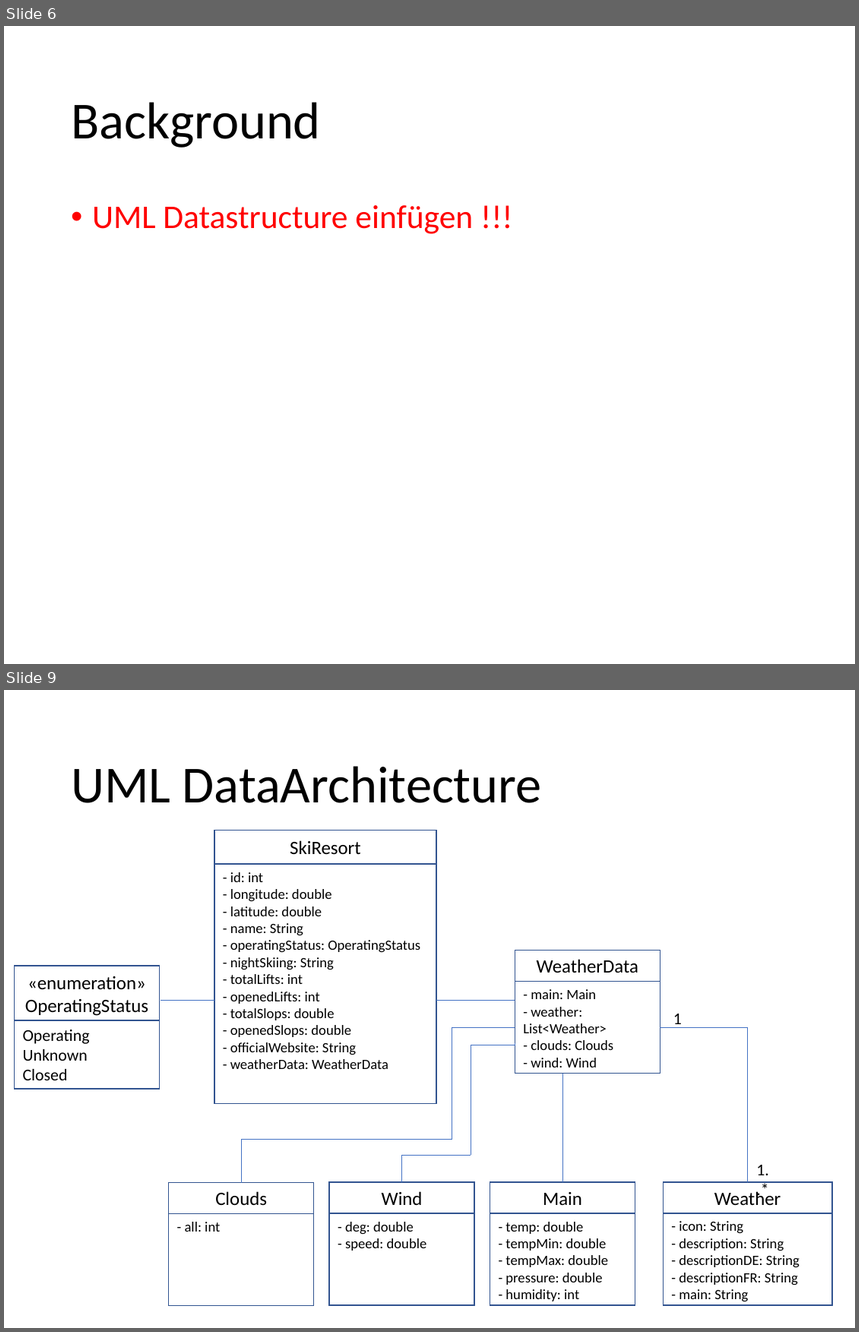
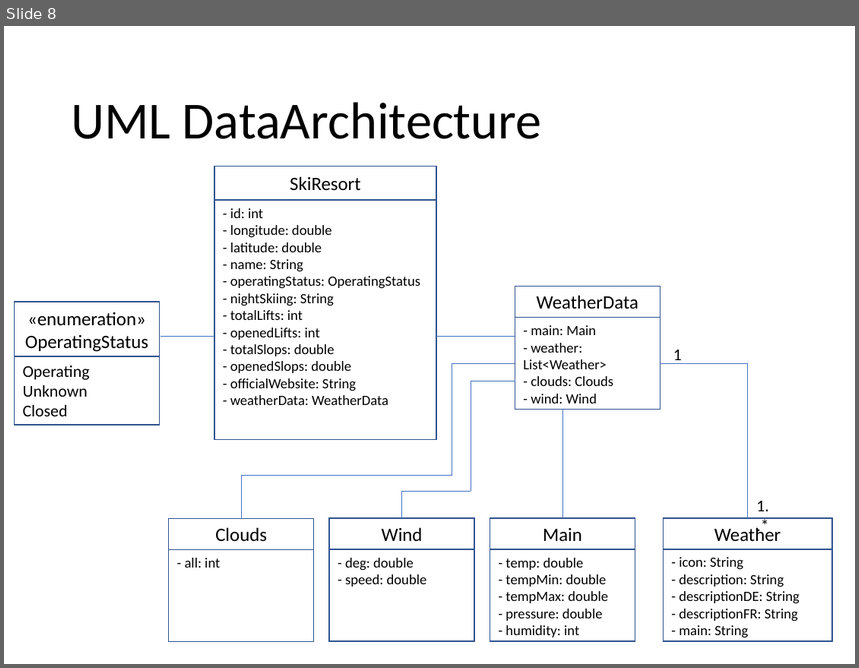
Before and after one commit to MSE-MobOP/Ski-Compass, a slide deck: Documents/Presentation/Presentation.pptx. Shown one above the other, each under a label of ours: slides 6 and 9 before the commit, slide 8 after it; the slides between them are not shown. The pictures are 859x1332 and 859x668 pixels, drawn with LibreOffice and Linux fonts; fonts in the diff are those of the drawing. Boxes give left, top, right and bottom in pixels: in the first picture for what was removed or moved away, otherwise in the second. Text is boxed around its words. In the diff, an @@ line names an element or a change of style, - is before the commit and + after.

```diff
--- a/Documents/Presentation/Presentation.pptx
+++ b/Documents/Presentation/Presentation.pptx
@@ slide 6 removed at (x1=4, y1=26, x2=855, y2=664), background #FFFFFF @@
@@ title removed at (x1=71, y1=102, x2=321, y2=148) @@
-Background
@@ text removed at (x1=92, y1=205, x2=473, y2=234) @@
-• UML Datastructure einfügen !!!
@@ what was slide 9 is now slide 8 @@
```
Also in this commit, not shown: 3 slides changed, 4 slides added, 4 other slides removed.
